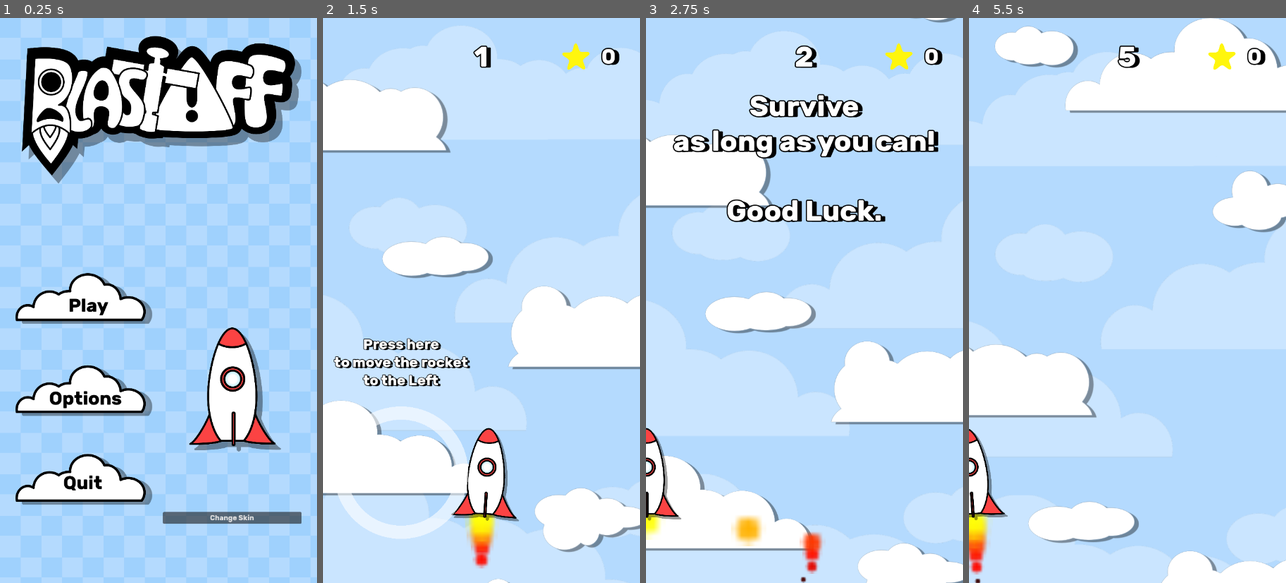
Above: before the commit, frames 1-4 (left to right).
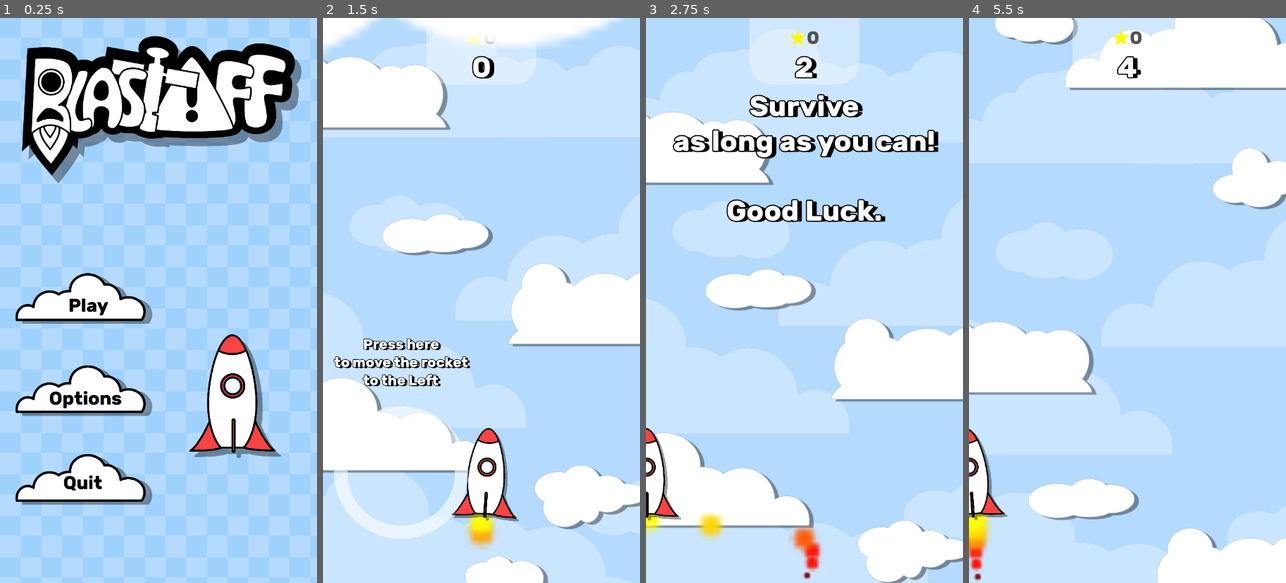
Above: after the commit, the same moments.

Repository: Ranger-NF/BlastOff
Game: Godot game, scene res://main.tscn
Same seed, same stepped clock (60 frames per second), same inputs: the game is played once before the commit and once after it. Sound files missing from this copy of the repository are replaced by a short silence.
Inputs (mouse positions are in pixels of both pictures, inside the frame that each line leads up to):
- Up to frame 1 (0.25 s): no input
- Up to frame 2 (1.5 s): click (408, 300) at 0.5 s; tap Enter at 1.25 s; move the mouse to (551, 272) at 1.27 s; click (551, 272) at 1.42 s
- Up to frame 3 (2.75 s): tap Enter at 2 s; drag from (741, 328) to (810, 475) at 2.02 s
- Up to frame 4 (5.5 s): move the mouse to (1159, 176) at 2.77 s; click (1159, 176) at 2.92 s; drag from (1111, 413) to (1032, 215) at 3.52 s; move the mouse to (1222, 385) at 4.27 s; click (1222, 385) at 4.42 s; drag from (1032, 215) to (975, 475) at 5.02 s

The runs differ from the first frame. In frame 1, 2.9% of the frame differs, in the area x 51-96%, y 54-90%; in frame 2, 22%, in the area x 0-100%, y 0-100%; in frame 3, 19%; in frame 4, 19%.

Commit message:
Added transitions 🚪

Diff:
--- /dev/null
+++ b/Background/transition.gd
@@ -0,0 +1,25 @@
+extends CanvasLayer
+
+@onready var anim_player: AnimationPlayer = $AnimationPlayer
+
+var is_in_transition: bool = false
+
+func _ready() -> void:
+    UiManager.show_transition.connect(begin_transition)
+    UiManager.remove_transition.connect(end_transition)
+
+func begin_transition() -> void:
+    if not is_in_transition:
+        is_in_transition = true
+        anim_player.play("move_in")
+
+        await anim_player.animation_finished
+
+        UiManager.emit_signal("entered_transition")
+
+func end_transition() -> void:
+    if is_in_transition:
+        if anim_player.is_playing():
+            await anim_player.animation_finished
+        is_in_transition = false
+        anim_player.play("move_out")
--- /dev/null
+++ b/Background/transition.tscn
@@ -0,0 +1,73 @@
+[gd_scene load_steps=7 format=3 uid="uid://c7khim02dfxsw"]
+
+[ext_resource type="Script" path="res://Background/transition.gd" id="1_jgdp3"]
+[ext_resource type="Texture2D" uid="uid://gnbdubt8ncxq" path="res://Background/clouds.svg" id="1_v31b0"]
+
+[sub_resource type="Animation" id="Animation_46mp3"]
+resource_name = "move_in"
+length = 0.5
+tracks/0/type = "value"
+tracks/0/imported = false
+tracks/0/enabled = true
+tracks/0/path = NodePath("Sprite2D:position")
+tracks/0/interp = 2
+tracks/0/loop_wrap = true
+tracks/0/keys = {
+"times": PackedFloat32Array(0, 0.5),
+"transitions": PackedFloat32Array(1, 1),
+"update": 0,
+"values": [Vector2(297, 2256), Vector2(297, 655)]
+}
+
+[sub_resource type="Animation" id="Animation_vxdmt"]
+length = 0.001
+tracks/0/type = "value"
+tracks/0/imported = false
+tracks/0/enabled = true
+tracks/0/path = NodePath("Sprite2D:position")
+tracks/0/interp = 1
+tracks/0/loop_wrap = true
+tracks/0/keys = {
+"times": PackedFloat32Array(0),
+"transitions": PackedFloat32Array(1),
+"update": 0,
+"values": [Vector2(297, 2256)]
+}
+
+[sub_resource type="Animation" id="Animation_285gt"]
+resource_name = "move_out"
+length = 0.5
+tracks/0/type = "value"
+tracks/0/imported = false
+tracks/0/enabled = true
+tracks/0/path = NodePath("Sprite2D:position")
+tracks/0/interp = 2
+tracks/0/loop_wrap = true
+tracks/0/keys = {
+"times": PackedFloat32Array(0, 0.5),
+"transitions": PackedFloat32Array(1, 1),
+"update": 0,
+"values": [Vector2(297, 655), Vector2(297, -793)]
+}
+
+[sub_resource type="AnimationLibrary" id="AnimationLibrary_rcaw8"]
+_data = {
+"RESET": SubResource("Animation_vxdmt"),
+"move_in": SubResource("Animation_46mp3"),
+"move_out": SubResource("Animation_285gt")
+}
+
+[node name="Transition" type="CanvasLayer"]
+script = ExtResource("1_jgdp3")
+
+[node name="Sprite2D" type="Sprite2D" parent="."]
+position = Vector2(297, 2256)
+scale = Vector2(7.85902, 19.0405)
+texture = ExtResource("1_v31b0")
+region_enabled = true
+region_rect = Rect2(12, 263, 266, 148)
+
+[node name="AnimationPlayer" type="AnimationPlayer" parent="."]
+libraries = {
+"": SubResource("AnimationLibrary_rcaw8")
+}
--- a/Collectables/star.gd
+++ b/Collectables/star.gd
@@ -8,9 +8,10 @@
 var initial_shine_scale: Vector2
 
 func _ready() -> void:
-    _spin_shine()
+    _glow()
+    GameManager.game_over.connect(_on_game_over)
 
-func _spin_shine():
+func _glow():
     initial_shine_scale = back_shine_node.scale
     while 1 > 0:
         var tween = create_tween().set_parallel(true)
@@ -43,3 +44,6 @@
 
 func _on_visible_on_screen_notifier_2d_screen_exited() -> void:
     queue_free()
+
+func _on_game_over() -> void:
+    queue_free()
--- a/Enemies/Obstacle.gd
+++ b/Enemies/Obstacle.gd
@@ -89,15 +89,4 @@
     if self.has_method("_after_hit"): self.call("_after_hit")
 
 func _on_game_over() -> void:
-    collision_shape.set_deferred("disabled", true)
-    if horizontal_speed != 0:
-
-        if horizontal_speed < 0: # Preventing from changing directions
-            horizontal_speed = -1 * horizontal_max_speed * 1.5
-        else:
-            horizontal_speed = horizontal_max_speed * 1.5
-
-        free_fall_multiplier = 0
-        _change_anim_speed()
-    else:
-        free_fall_multiplier += 1
+    queue_free()
--- a/Icons/mythemedicon.svg
+++ b/Icons/mythemedicon.svg
@@ -7,9 +7,9 @@
    version="1.1"
    id="svg1"
    sodipodi:docname="mythemedicon.svg"
-   inkscape:export-filename="../../../Downloads/playtest-icon.jpg"
-   inkscape:export-xdpi="120"
-   inkscape:export-ydpi="120"
+   inkscape:export-filename="mono-icon.png"
+   inkscape:export-xdpi="640"
+   inkscape:export-ydpi="640"
    inkscape:version="1.3 (0e150ed, 2023-07-21)"
    xmlns:inkscape="http://www.inkscape.org/namespaces/inkscape"
    xmlns:sodipodi="http://sodipodi.sourceforge.net/DTD/sodipodi-0.dtd"
@@ -27,11 +27,11 @@
      inkscape:pagecheckerboard="0"
      inkscape:deskcolor="#d1d1d1"
      inkscape:zoom="2.6666667"
-     inkscape:cx="54"
-     inkscape:cy="53.8125"
+     inkscape:cx="53.999999"
+     inkscape:cy="54.187499"
      inkscape:window-width="1366"
-     inkscape:window-height="699"
-     inkscape:window-x="0"
+     inkscape:window-height="731"
+     inkscape:window-x="1366"
      inkscape:window-y="0"
      inkscape:window-maximized="1"
      inkscape:current-layer="svg1" />
--- a/Managers/ui_manager.gd
+++ b/Managers/ui_manager.gd
@@ -9,6 +9,14 @@
 
 signal first_startup
 signal show_tutorial
+
+# For scene transition
+signal show_transition ## Called when actual gameplay starts
+signal entered_transition
+signal remove_transition
+
+signal triggered_gamearea_setup
+signal triggered_menu_ui_setup ## Called when game is over --> This chains to GameManager.game_over
 
 #MENU_LEVEL.MAIN is index 1 not zero so keep that in mind if you change to an array
 enum MENU_IDS {
@@ -42,16 +50,25 @@
     self.opened_settings.connect(spawn_menu.bind(MENU_IDS.SETTINGS))
     self.opened_credits.connect(spawn_menu.bind(MENU_IDS.CREDITS))
 
-    GameManager.game_started.connect(_spawn_ingame_uis)
-    GameManager.game_over.connect(spawn_menu.bind(MENU_IDS.GAME_OVER))
+    self.triggered_gamearea_setup.connect(_spawn_ingame_uis)
+    self.triggered_menu_ui_setup.connect(spawn_menu.bind(MENU_IDS.GAME_OVER))
 
 
 func spawn_menu(menu_id: int):
+    if menu_id == MENU_IDS.GAME_OVER:
+        await _wait_till_transition()
+        GameManager.emit_signal("game_over")
+        self.emit_signal("remove_transition")
+
     call_deferred("_deferred_load_menu", menu_id)
 
 func _spawn_ingame_uis():
+    await _wait_till_transition()
+
     main_scene.add_child(menus[MENU_IDS.CONTROLS])
     spawn_menu(MENU_IDS.INGAME_UI)
+
+    GameManager.emit_signal("game_started")
 
 func _deferred_load_menu(menu_id: int):
     if not main_scene:
@@ -74,7 +91,14 @@
     #add our selected menu
     menu_container.add_child(current_menu)
 
+    emit_signal("remove_transition")
+
 func _check_tutorial_need() -> void:
     if need_tutorial:
         emit_signal("show_tutorial")
         need_tutorial = false
+
+func _wait_till_transition() -> void:
+    emit_signal("show_transition")
+
+    await self.entered_transition
--- a/Player/rocket.gd
+++ b/Player/rocket.gd
@@ -141,7 +141,7 @@
     if is_free_falling:
         return
 
-    GameManager.emit_signal("game_over")
+    UiManager.emit_signal("triggered_menu_ui_setup")
     flame_particle_node.emitting = false
     is_free_falling = true
 
@@ -168,6 +168,7 @@
 
 func _on_game_over() -> void:
     flame_particle_node.emitting = false
+    self.hide()
 
 func _on_rocket_speed_changed(new_rocket_speed: float):
     flame_particle_node.speed_scale = new_rocket_speed / initial_flame_speed
--- a/UI/game_over.gd
+++ b/UI/game_over.gd
@@ -8,7 +8,7 @@
 
 func _on_restart_button_pressed() -> void:
     _on_button_pressed()
-    GameManager.emit_signal("game_started")
+    UiManager.emit_signal("triggered_gamearea_setup")
 
 func _on_back_button_pressed() -> void:
     _on_button_pressed()
--- a/UI/ingame_ui.gd
+++ b/UI/ingame_ui.gd
@@ -8,8 +8,8 @@
 
 const STAR_VISIBLE_TIME: float = 5
 
-@onready var score_label = $MarginContainer/WholeScreen/ScoreBox/Score
-@onready var star_count = $MarginContainer/WholeScreen/ScoreBox/StarCount
+@onready var score_label = $WholeScreen/ScoreBox/Panel/VBoxContainer/Score
+@onready var star_count = $WholeScreen/ScoreBox/Panel/VBoxContainer/StarCount
 @onready var warning_sign: AnimatedSprite2D = $WarningSign
 
 @onready var star_image: Texture = preload("res://Collectables/star.svg")
@@ -54,5 +54,5 @@
     star_count.clear()
 
     star_count.append_text("[center]")
-    star_count.add_image(star_image, 75, 75)
-    star_count.append_text("  "+ str(DataManager.gameplay.total_stars))
+    star_count.add_image(star_image, 40, 40)
+    star_count.append_text(str(DataManager.gameplay.total_stars))
--- a/UI/ingame_ui.tscn
+++ b/UI/ingame_ui.tscn
@@ -60,6 +60,11 @@
 "speed": 4.0
 }]
 
+[sub_resource type="StyleBoxFlat" id="StyleBoxFlat_axw4p"]
+bg_color = Color(1, 1, 1, 0.364706)
+corner_radius_bottom_right = 50
+corner_radius_bottom_left = 50
+
 [sub_resource type="ShaderMaterial" id="ShaderMaterial_324iy"]
 
 [node name="ingame_ui" type="Control"]
@@ -81,29 +86,51 @@
 autoplay = "default"
 frame_progress = 0.989522
 
-[node name="MarginContainer" type="MarginContainer" parent="."]
+[node name="WholeScreen" type="VBoxContainer" parent="."]
 layout_mode = 1
 anchors_preset = 15
 anchor_right = 1.0
 anchor_bottom = 1.0
 grow_horizontal = 2
 grow_vertical = 2
-theme_override_constants/margin_top = 50
-theme_override_constants/margin_bottom = 50
+size_flags_horizontal = 3
 
-[node name="WholeScreen" type="VBoxContainer" parent="MarginContainer"]
+[node name="ScoreBox" type="HBoxContainer" parent="WholeScreen"]
+layout_mode = 2
+size_flags_horizontal = 4
+size_flags_vertical = 0
+alignment = 1
+
+[node name="Panel" type="Panel" parent="WholeScreen/ScoreBox"]
+custom_minimum_size = Vector2(250, 150)
 layout_mode = 2
 size_flags_horizontal = 3
+size_flags_vertical = 3
+theme_override_styles/panel = SubResource("StyleBoxFlat_axw4p")
 
-[node name="ScoreBox" type="HBoxContainer" parent="MarginContainer/WholeScreen"]
+[node name="VBoxContainer" type="VBoxContainer" parent="WholeScreen/ScoreBox/Panel"]
+layout_mode = 1
+anchors_preset = 15
+anchor_right = 1.0
+anchor_bottom = 1.0
+grow_horizontal = 2
+grow_vertical = 2
+alignment = 1
+
+[node name="Control" type="Control" parent="WholeScreen/ScoreBox/Panel/VBoxContainer"]
 layout_mode = 2
-size_flags_vertical = 0
+size_flags_vertical = 3
 
-[node name="Control" type="Control" parent="MarginContainer/WholeScreen/ScoreBox"]
+[node name="StarCount" type="RichTextLabel" parent="WholeScreen/ScoreBox/Panel/VBoxContainer"]
 layout_mode = 2
 size_flags_horizontal = 3
+theme_override_colors/default_color = Color(0.313726, 0.313726, 0.313726, 1)
+theme_override_font_sizes/normal_font_size = 42
+text = "					Stars"
+fit_content = true
+scroll_active = false
 
-[node name="Score" type="Label" parent="MarginContainer/WholeScreen/ScoreBox"]
+[node name="Score" type="Label" parent="WholeScreen/ScoreBox/Panel/VBoxContainer"]
 material = SubResource("ShaderMaterial_324iy")
 use_parent_material = true
 layout_mode = 2
@@ -117,17 +144,3 @@
 theme_override_font_sizes/font_size = 64
 text = "Score"
 horizontal_alignment = 1
-
-[node name="StarCount" type="RichTextLabel" parent="MarginContainer/WholeScreen/ScoreBox"]
-layout_mode = 2
-size_flags_horizontal = 3
-theme_override_colors/font_shadow_color = Color(0, 0, 0, 1)
-theme_override_colors/font_outline_color = Color(0, 0, 0, 1)
-theme_override_constants/shadow_offset_x = 10
-theme_override_constants/shadow_offset_y = 2
-theme_override_constants/table_h_separation = 10
-theme_override_constants/outline_size = 10
-theme_override_font_sizes/normal_font_size = 48
-text = "Stars: "
-fit_content = true
-scroll_active = false
--- a/UI/main_menu.gd
+++ b/UI/main_menu.gd
@@ -2,10 +2,12 @@
 
 @onready var button_pressed_sound: AudioStreamPlayer = $ButtonSound
 @onready var high_score_label: Label = $VBoxContainer/TitleBox/VBoxContainer/HighScore
+@onready var title_texture: TextureRect = $VBoxContainer/TitleBox/VBoxContainer/Title
 
 func _ready() -> void:
     self.child_entered_tree.connect(_update_high_score)
     _update_high_score()
+    _pulsate()
 
 func _update_high_score(_node: Node = null) -> void:
     if DataManager.gameplay.high_score > 0:
@@ -14,7 +16,7 @@
 
 func _on_play_button_pressed() -> void:
     _on_button_pressed()
-    GameManager.emit_signal("game_started")
+    UiManager.emit_signal("triggered_gamearea_setup")
 
 func _on_quit_button_pressed() -> void:
     _on_button_pressed()
@@ -27,3 +29,12 @@
 
 func _on_button_pressed() -> void:
     button_pressed_sound.play()
+
+func _pulsate() -> void:
+    var PULSATE_PERIOD: float = 0.5
+    var initial_title_y = title_texture.position.y
+    while 1 > 0:
+        var tween = create_tween().set_parallel(true)
+        tween.tween_property(title_texture, "position", Vector2(title_texture.position.x, initial_title_y + 3), PULSATE_PERIOD).set_trans(Tween.TRANS_CUBIC).set_delay(PULSATE_PERIOD * 0.74)
+        tween.tween_property(title_texture, "position", Vector2(title_texture.position.x, initial_title_y), PULSATE_PERIOD).set_trans(Tween.TRANS_CUBIC).set_delay(PULSATE_PERIOD * 0.74 + PULSATE_PERIOD)
+        await tween.finished
--- a/UI/main_menu.tscn
+++ b/UI/main_menu.tscn
@@ -166,6 +166,7 @@
 stretch_mode = 5
 
 [node name="Button" type="Button" parent="VBoxContainer/MarginContainer/HBoxContainer/VBoxContainer"]
+visible = false
 layout_mode = 2
 text = "Change Skin"
 
--- a/main.tscn
+++ b/main.tscn
@@ -8,6 +8,7 @@
 [ext_resource type="PackedScene" uid="uid://cihqkayqkp35l" path="res://Background/background.tscn" id="5_rc5yt"]
 [ext_resource type="AudioStream" uid="uid://ciqy1wnkunlb1" path="res://Music/homely_arcade.ogg" id="6_bev8e"]
 [ext_resource type="Texture2D" uid="uid://mif6b36vbfns" path="res://UI/background_grid.png" id="9_qc47w"]
+[ext_resource type="PackedScene" uid="uid://c7khim02dfxsw" path="res://Background/transition.tscn" id="10_ngmpp"]
 [ext_resource type="PackedScene" uid="uid://cd02qtpq2ias" path="res://UI/tutorial.tscn" id="11_ldlc6"]
 
 [sub_resource type="Curve2D" id="Curve2D_e3rry"]
@@ -57,6 +58,8 @@
 expand_mode = 5
 stretch_mode = 1
 
+[node name="Transition" parent="." instance=ExtResource("10_ngmpp")]
+
 [connection signal="timeout" from="ObstacleTimer" to="." method="_on_asteroid_timer_timeout"]
 [connection signal="timeout" from="StarTimer" to="." method="_on_star_timer_timeout"]
 [connection signal="timeout" from="SatelliteTimer" to="." method="_on_satellite_timer_timeout"]
--- a/project.godot
+++ b/project.godot
@@ -14,6 +14,9 @@
 config/version="1.1.0-1"
 run/main_scene="res://main.tscn"
 config/features=PackedStringArray("4.2", "GL Compatibility")
+boot_splash/bg_color=Color(1, 1, 1, 1)
+boot_splash/image="res://Icons/mono-icon.png"
+boot_splash/use_filter=false
 config/icon="res://Icons/blastoff_icon.svg"
 
 [autoload]
Binary file added: Icons/mono-icon.png
Not shown, added: Icons/mono-icon.png.import
Not shown: 1 places in UI/ingame_ui.tscn that only renumber resources
Not shown: 1 places in main.tscn that only renumber resources
